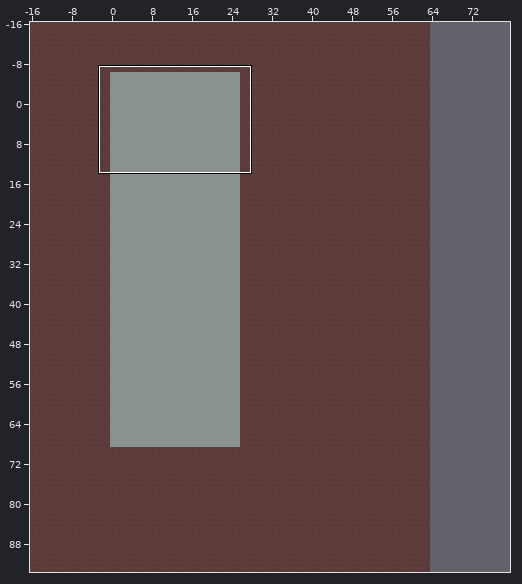
Tiled map: Assets/maps/UVZfac.tmx. The picture above shows the old version from afar; the outline marks the close-up.
Close-up. Before:
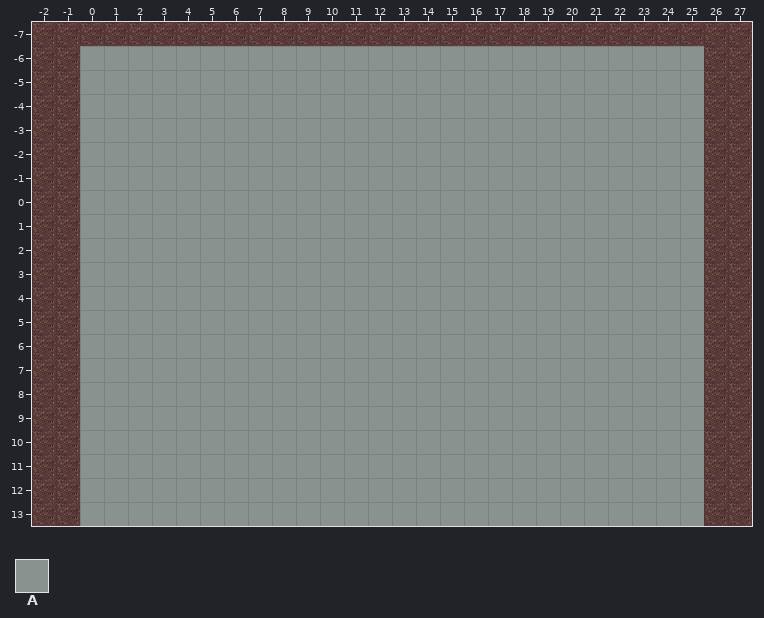
Cells are 32x32 px. Shown: x -2..27, y -7..13. The commit also changed other parts of the map, which this record leaves out.
Key: from "Sprite-Fac": A 0.
_ is an empty cell.
Layers that did not change in this view are not listed.
Layer "Roof" before, first column x -2:
-7 ______________________________
-6 __AAAAAAAAAAAAAAAAAAAAAAAAAA__
-5 __AAAAAAAAAAAAAAAAAAAAAAAAAA__
-4 __AAAAAAAAAAAAAAAAAAAAAAAAAA__
-3 __AAAAAAAAAAAAAAAAAAAAAAAAAA__
-2 __AAAAAAAAAAAAAAAAAAAAAAAAAA__
-1 __AAAAAAAAAAAAAAAAAAAAAAAAAA__
 0 __AAAAAAAAAAAAAAAAAAAAAAAAAA__
 1 __AAAAAAAAAAAAAAAAAAAAAAAAAA__
 2 __AAAAAAAAAAAAAAAAAAAAAAAAAA__
 3 __AAAAAAAAAAAAAAAAAAAAAAAAAA__
 4 __AAAAAAAAAAAAAAAAAAAAAAAAAA__
 5 __AAAAAAAAAAAAAAAAAAAAAAAAAA__
 6 __AAAAAAAAAAAAAAAAAAAAAAAAAA__
 7 __AAAAAAAAAAAAAAAAAAAAAAAAAA__
 8 __AAAAAAAAAAAAAAAAAAAAAAAAAA__
 9 __AAAAAAAAAAAAAAAAAAAAAAAAAA__
10 __AAAAAAAAAAAAAAAAAAAAAAAAAA__
11 __AAAAAAAAAAAAAAAAAAAAAAAAAA__
12 __AAAAAAAAAAAAAAAAAAAAAAAAAA__
13 __AAAAAAAAAAAAAAAAAAAAAAAAAA__
The same view after the edit:
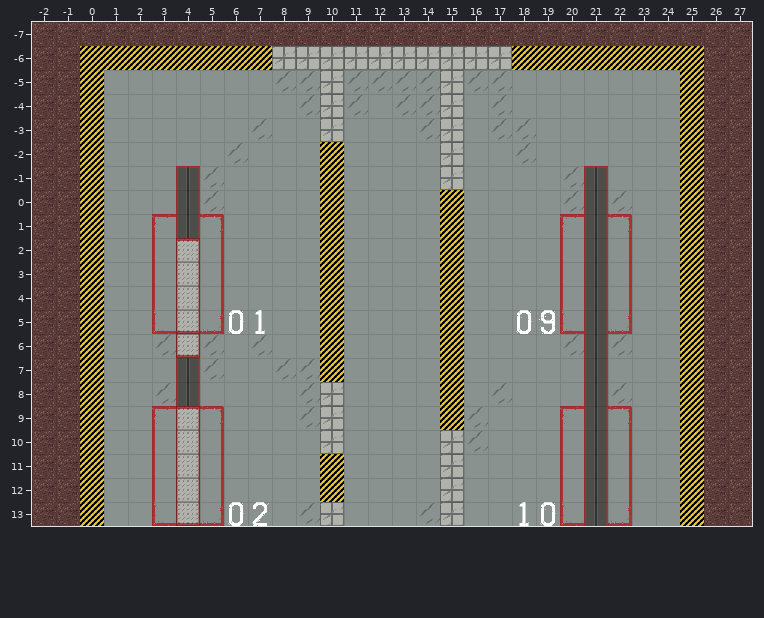
Diff:
Changed rows in their new state; . is an unchanged cell.
Layer "Objects" (now hidden):
first column x 9:
 7 _
 8 _
 9 _
first column x 6:
13 _.._
Layer "Buildings" (now hidden):
first column x 0:
-6 ________..........________
-5 _........................_
-4 _........................_
-3 _........................_
-2 _........................_
-1 _........................_
 0 _........................_
 1 _........................_
 2 _........................_
 3 _........................_
 4 _........................_
 5 _........................_
 6 _........................_
 7 _........................_
 8 _........................_
 9 _........................_
10 _........................_
11 _........................_
12 _........................_
13 _........................_
Layer "Ceiling" (now hidden):
first column x 12:
-5 __
-4 ._
Layer "Roof" (now hidden):
first column x 0:
-6 __________________________
-5 _.......__________......._
-4 _........___.___._......._
-3 _......_.._...__.__......_
-2 _....._..._...._.._......_
-1 _...__...._...._....__..._
 0 _...__...._...._....___.._
 1 _..___...._...._....___.._
 2 _..___...._...._....___.._
 3 _..___...._...._....___.._
 4 _..___...._...._....___.._
 5 _.._____.._...._.._____.._
 6 _..___._.._...._....___.._
 7 _...__..___...._....._..._
 8 _..__....__...._._...__.._
 9 _..___...__....__...___.._
10 _..___...._....__...___.._
11 _..___...._...._....___.._
12 _..___...._...._....___.._
13 _.._____.__...__.._____.._
